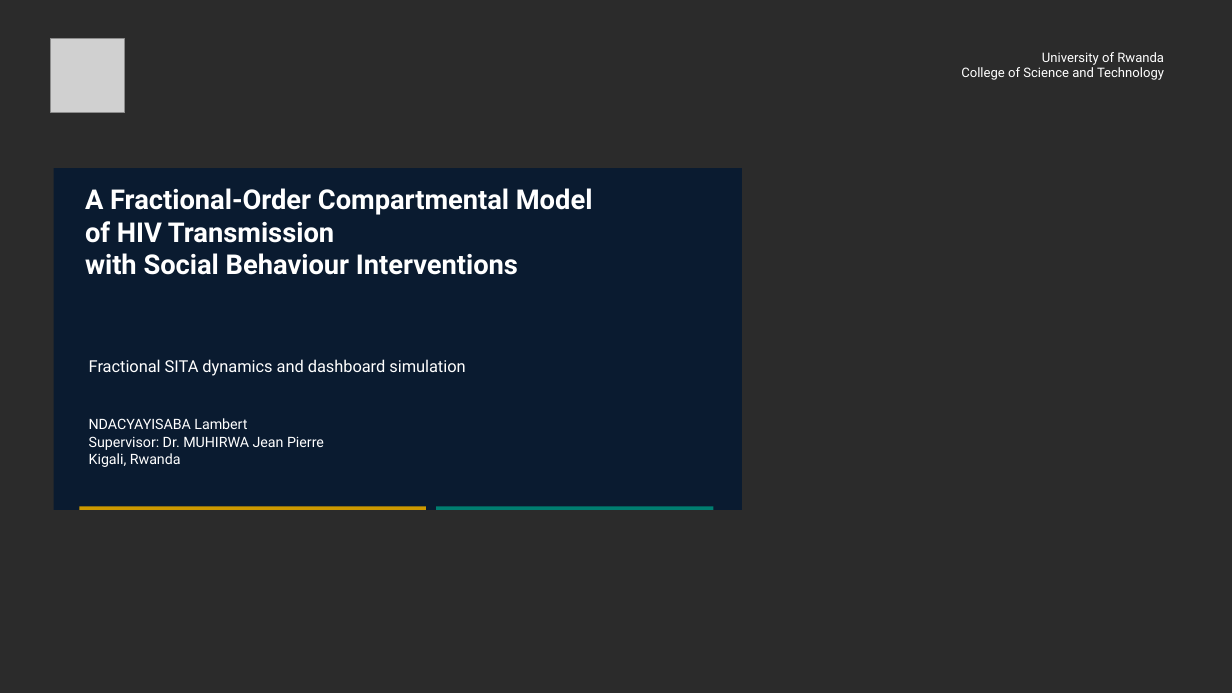
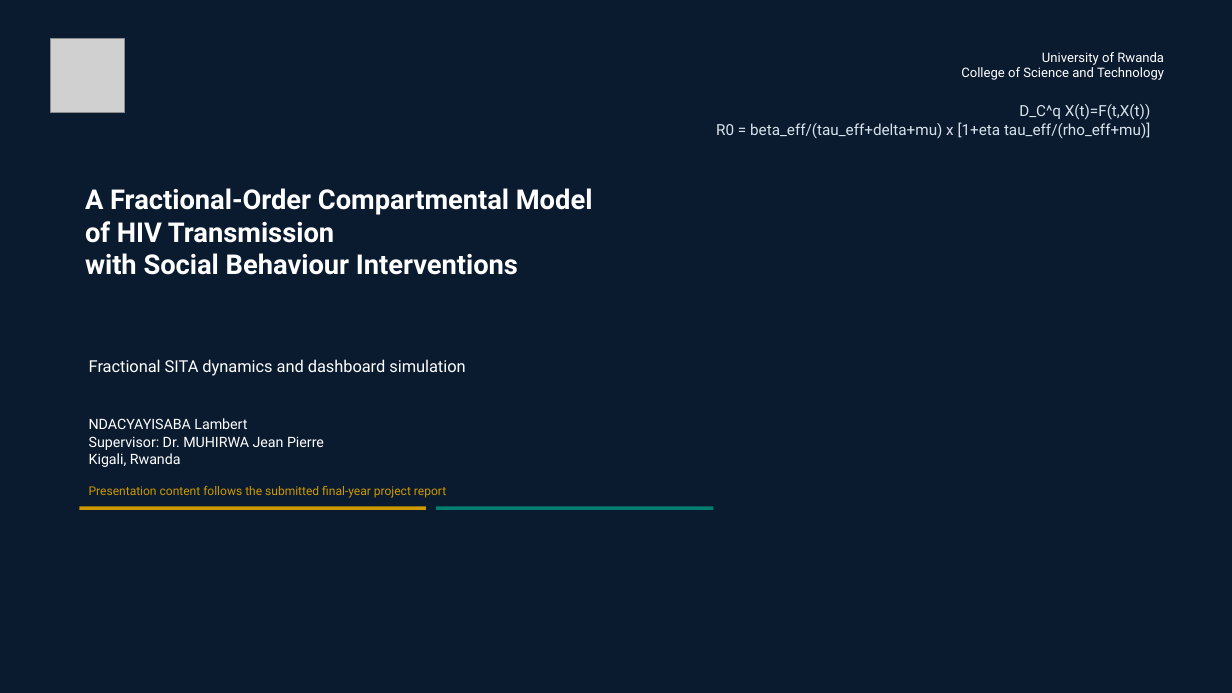
Before and after one commit to Lambert-01/HIV-MODEL, a slide deck: slide 1 of presentation/FracHIV_SITA_Presentation.pptx. Drawn at 1232x693 pixels with LibreOffice and Linux fonts; fonts in the diff are those of the drawing; grey boxes stand for pictures; background and template pictures are left out; a plain dark background stands for a picture behind light text. Boxes give left, top, right and bottom in pixels: in the first picture for what was removed or moved away, otherwise in the second. Text is boxed around its words. In the diff, an @@ line names an element or a change of style, - is before the commit and + after.

```diff
--- a/presentation/FracHIV_SITA_Presentation.pptx
+++ b/presentation/FracHIV_SITA_Presentation.pptx
@@ background picture (left out) to #FFFFFF @@
@@ rectangle added at bbox=[0, 0, 1232, 693], fill #0A1B30 @@
@@ text added at bbox=[716, 104, 1150, 138], 11.9 pt, text #D8E2EB @@
+D_C^q X(t)=F(t,X(t))
+R0 = beta_eff/(tau_eff+delta+mu) x [1+eta tau_eff/(rho_eff+mu)]
@@ text added at bbox=[89, 486, 446, 498], 9.3 pt, text #CC9900 @@
+Presentation content follows the submitted final-year project report
```
Also in this commit, not shown: 3 other slides changed, 2 slides added, 2 slides removed, 9 other files.
